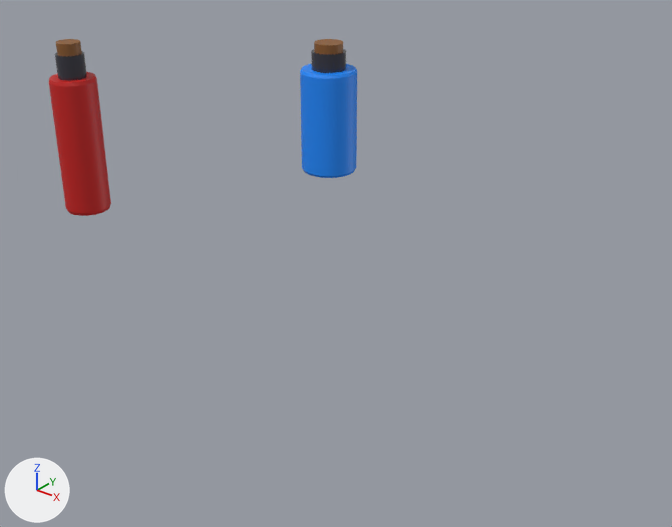
A saved change to the Blender file assets/blender/SpeedPotion.blend.
Both versions are drawn from a 50 mm lens placed at (8.37, -5.93, 3.95), pointed at (3.47, 0.19, 0.15). Lighting does not change. The marker at lower left points along +X, +Y and +Z. The older version comes first.

The older version as bpy lines, for what is in view:
```python
mat_material_004 = principled_material('Material.004')
mat_material_004.base_color = (0.00802, 0.258, 1.0)  # blue #168bff
me_cylinder = bpy.data.meshes.new('Cylinder')
me_cylinder.from_pydata(...)  # 320 vertices, 262 faces; spans x -1.0..1.0, y -1.0..1.0, z -1.0..1.5
# faces by material slot: [194, 34, 34]
me_cylinder.materials.append(mat_material)  # red #c91917
me_cylinder.materials.append(mat_material_002)  # brown #8b5a2b
me_cylinder.materials.append(mat_material_001)  # dark grey #383842
me_cylinder_004 = bpy.data.meshes.new('Cylinder.004')
me_cylinder_004.from_pydata(...)  # 320 vertices, 262 faces; spans x -1.0..1.0, y -1.0..1.0, z -1.0..1.5
# faces by material slot: [194, 34, 34]
me_cylinder_004.materials.append(mat_material_004)  # blue #168bff
me_cylinder_004.materials.append(mat_material_002)  # brown #8b5a2b
me_cylinder_004.materials.append(mat_material_001)  # dark grey #383842
ob_healthpotion = bpy.data.objects.new('HealthPotion', me_cylinder)
ob_healthpotion.location = (0.045, -0.02, 0.65)
ob_healthpotion.scale = (0.25, 0.25, 0.752)
ob_speedpotion = bpy.data.objects.new('SpeedPotion', me_cylinder_004)
ob_speedpotion.location = (1.754, 2.208, 0.721)
ob_speedpotion.scale = (0.326, 0.326, 0.602)
```
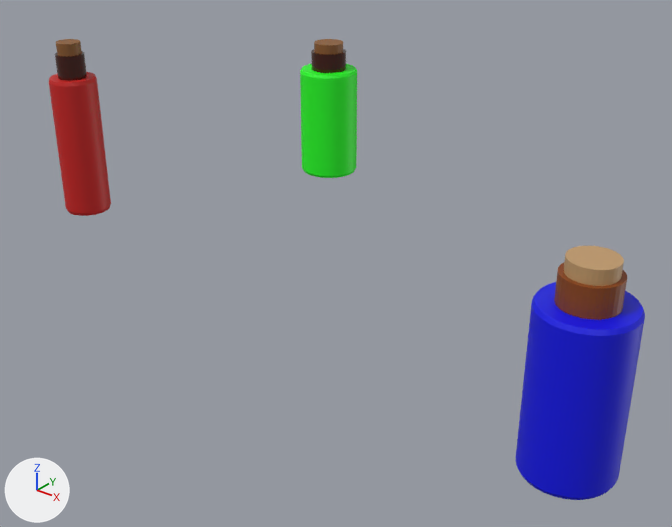
The change, as a list of edits to the scene's bpy script:
```text
Change mat_material_004:
    mat_material_004.base_color: (0.00802, 0.258, 1.0) -> (0.0145, 1.0, 0.015)  # blue #168bff -> green #20ff21
Add mat_material_008:
    mat_material_008 = principled_material('Material.008')
    mat_material_008.base_color = (0.258, 0.0595, 0.00651)  # brown #8b4513
Add mat_material_006:
    mat_material_006 = principled_material('Material.006')
    mat_material_006.base_color = (0.0, 0.00169, 0.8)  # blue #0006e7
Add mat_material_007:
    mat_material_007 = principled_material('Material.007')
    mat_material_007.base_color = (0.533, 0.323, 0.147)  # brown #c19a6b
Add me_cylinder_001:
    me_cylinder_001.from_pydata(...)  # 320 vertices, 262 faces; spans x -1.0..1.0, y -1.0..1.0, z -1.0..1.5
    # faces by material slot: [194, 34, 34]
    me_cylinder_001.materials.append(mat_material_006)  # blue #0006e7
    me_cylinder_001.materials.append(mat_material_007)  # brown #c19a6b
    me_cylinder_001.materials.append(mat_material_008)  # brown #8b4513
Add ob_defensivepotion:
    ob_defensivepotion = bpy.data.objects.new('DefensivePotion', me_cylinder_001)
    ob_defensivepotion.location = (6.508, -1.229, 0.742)
    ob_defensivepotion.scale = (0.326, 0.326, 0.602)
```

Pixel boxes [x1, y1, x2, y2] of what changed, in the pictures (672 x 527 px):
'DefensivePotion', added
    after: [516, 246, 645, 500]
    faces in mat_material_006 (blue #0006e7): [516, 282, 645, 500]
    faces in mat_material_008 (brown #8b4513): [554, 263, 627, 320]
    faces in mat_material_007 (brown #c19a6b): [564, 246, 624, 286]
'SpeedPotion', recoloured (blue to green)
    both: [300, 49, 357, 178]
